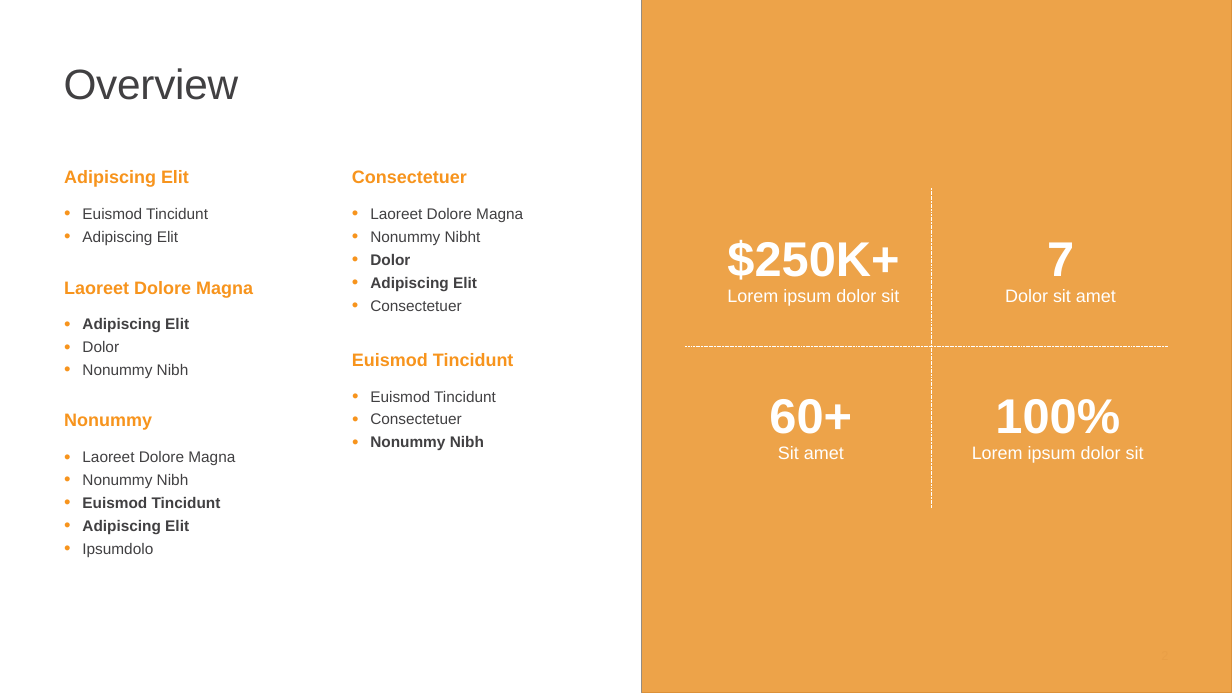
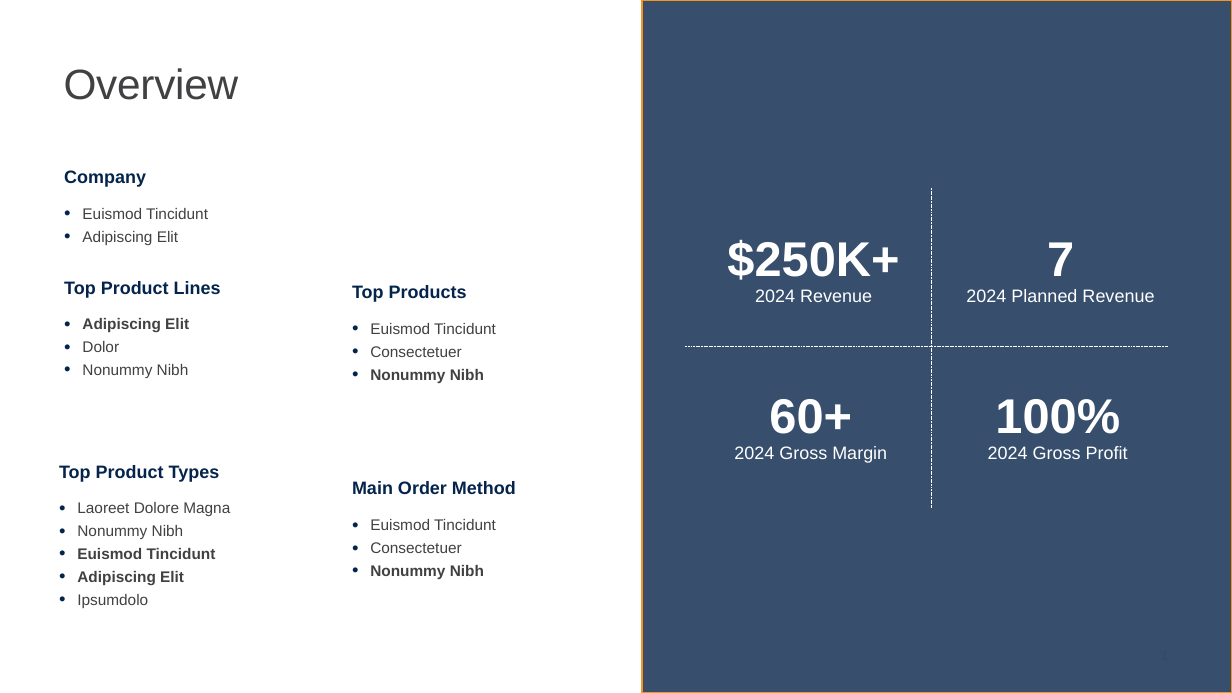
Before and after one commit to edimaudo/hackathon_coding_challenges, a slide deck: slide 1 of afp_challenge/afp_challenge_deck.pptx (slide 2 before the commit). Drawn at 1232x693 pixels with LibreOffice and Linux fonts; fonts in the diff are those of the drawing; grey boxes stand for pictures. Boxes give left, top, right and bottom in pixels: in the first picture for what was removed or moved away, otherwise in the second. Text is boxed around its words. In the diff, an @@ line names an element or a change of style, - is before the commit and + after.

```diff
--- a/afp_challenge/afp_challenge_deck.pptx
+++ b/afp_challenge/afp_challenge_deck.pptx
@@ rectangle at <box>642,0,1232,693</box>: fill #F7941D at 75% opacity to #04244C at 75% opacity; outline none to #F7941D 1 pt @@
@@ text at <box>64,170,146,187</box>: text changed; text colour #F7941D to #04244C @@
-Adipiscing Elit
+Company
@@ text removed at <box>352,170,467,183</box> @@
-Consectetuer
@@ text removed at <box>370,208,523,311</box> @@
-• Laoreet Dolore Magna
-• Nonummy Nibht
-• Dolor
-• Adipiscing Elit
-• Consectetuer
@@ text at <box>64,281,221,298</box>: text changed; text colour #F7941D to #04244C @@
-Laoreet Dolore Magna
+Top Product Lines
@@ text at <box>352,285,467,302</box>: text changed; text colour #F7941D to #04244C @@
-Euismod Tincidunt
+Top Products
@@ text at <box>755,289,872,302</box>: text changed @@
-Lorem ipsum dolor sit
+2024 Revenue
@@ text at <box>966,289,1154,302</box>: text changed @@
-Dolor sit amet
+2024 Planned Revenue
@@ bullet colour #F7941D to #04244C in 4 elements at <box>82,208,208,245</box>, <box>82,318,189,378</box>, <box>77,502,230,608</box>, <box>370,323,496,383</box> @@
@@ text "Euismod Tincidunt": place and size @@
-text "Euismod Tincidunt" at <box>370,391,496,450</box>
+text "Euismod Tincidunt" at <box>370,323,496,383</box>
@@ text at <box>734,446,887,463</box>: text changed @@
-Sit amet
+2024 Gross Margin
@@ text at <box>988,446,1128,459</box>: text changed @@
-Lorem ipsum dolor sit
+2024 Gross Profit
@@ text at <box>59,465,220,482</box>: text changed; text colour #F7941D to #04244C @@
-Nonummy
+Top Product Types
@@ text "Laoreet Dolore Magna": place and size @@
-text "Laoreet Dolore Magna" at <box>82,451,235,557</box>
+text "Laoreet Dolore Magna" at <box>77,502,230,608</box>
@@ text added at <box>352,481,516,494</box>, 14 pt, text #04244C, bold @@
+Main Order Method
@@ text added at <box>370,519,496,579</box>, 12 pt, text #414042 @@
+• Euismod Tincidunt
+• Consectetuer
+• Nonummy Nibh
```
Also in this commit, not shown: 2 other slides changed, 1 slide added, 1 slide removed.
